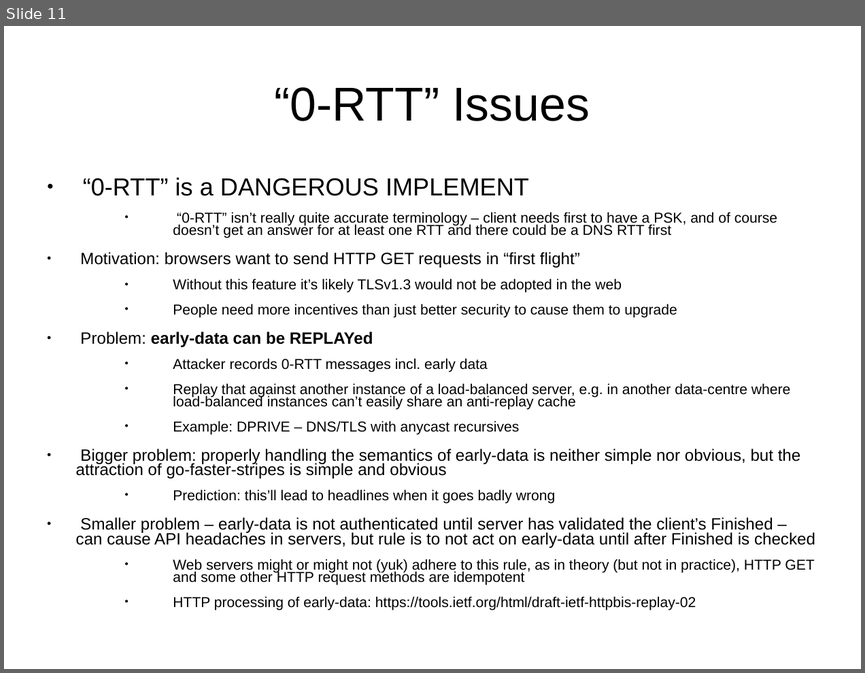
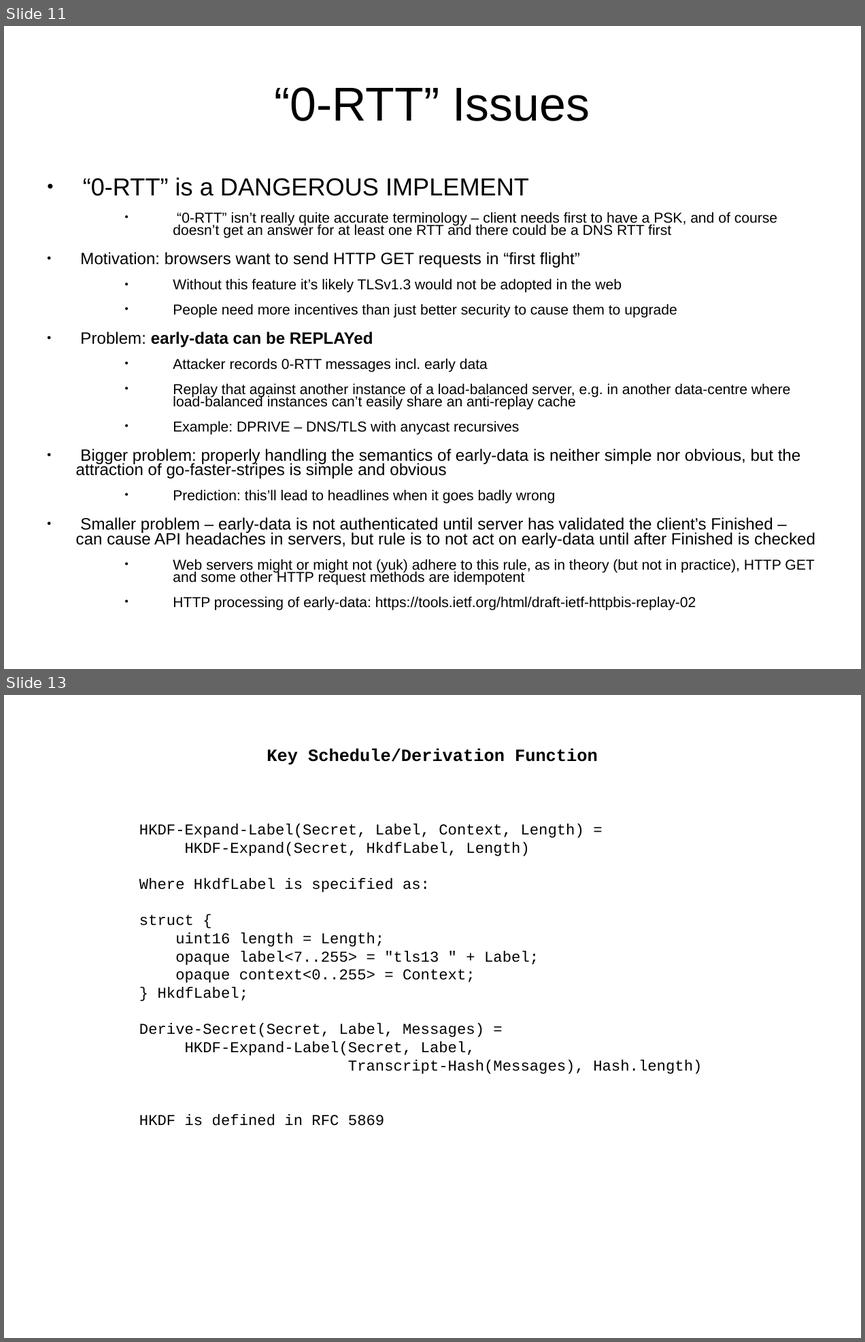
Before and after one commit to sftcd/cs7053, a slide deck: 2016lectures/07-tls13.ppt. Shown one above the other, each under a label of ours: slide 11 before the commit, slides 11 and 13 after it; the slides between them are not shown. The pictures are 865x673 and 865x1342 pixels, drawn with LibreOffice and Linux fonts; fonts in the diff are those of the drawing. Boxes give left, top, right and bottom in pixels: in the first picture for what was removed or moved away, otherwise in the second. Text is boxed around its words. In the diff, an @@ line names an element or a change of style, - is before the commit and + after.

```diff
--- a/2016lectures/07-tls13.ppt
+++ b/2016lectures/07-tls13.ppt
@@ slide 13 added at (x1=4, y1=695, x2=861, y2=1338), background #FFFFFF @@
@@ text added at (x1=139, y1=748, x2=702, y2=1125), 14 pt, text #000000 @@
+Key Schedule/Derivation Function
+HKDF-Expand-Label(Secret, Label, Context, Length) =
+HKDF-Expand(Secret, HkdfLabel, Length)
+Where HkdfLabel is specified as:
+struct {
+uint16 length = Length;
+opaque label<7..255> = "tls13 " + Label;
+opaque context<0..255> = Context;
+} HkdfLabel;
+Derive-Secret(Secret, Label, Messages) =
+HKDF-Expand-Label(Secret, Label,
+Transcript-Hash(Messages), Hash.length)
+HKDF is defined in RFC 5869
```
Also in this commit, not shown: 9 other slides added, 2 other files.
